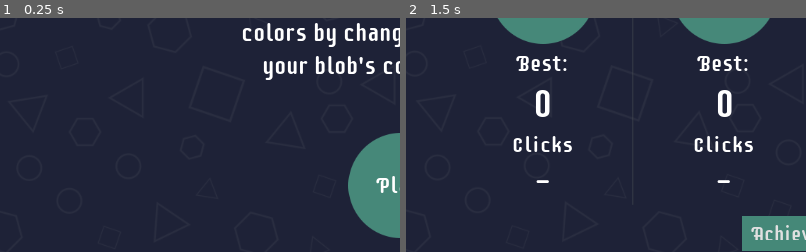
Above: before the commit, frames 1-2 (left to right).
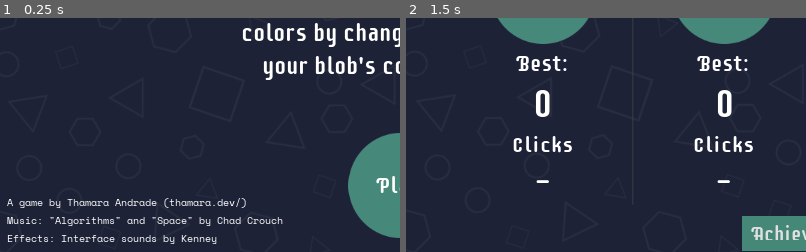
Above: after the commit, the same moments.

Repository: thamara/colorall
Game: Godot game, scene res://Menu.tscn
Same seed, same stepped clock (60 frames per second), same inputs: the game is played once before the commit and once after it. Sound files missing from this copy of the repository are replaced by a short silence.
Inputs (mouse positions are % of the whole screen's width and height, from its top left):
- Up to frame 1 (0.25 s): no input
- Up to frame 2 (1.5 s): click (50, 84) at 0.52 s; click (17, 42) at 1.27 s
The pictures show only the part of the screen within x 0-50%, y 48-98%; the shares and areas given below are measured in that part.

The runs differ from the first frame. In frame 1, 2.4% of the frame differs, in the area x 1-71%, y 76-97%; in frame 2, nothing differs.

Commit message:
Adding credits

Diff:
--- a/colorall/Menu.tscn
+++ b/colorall/Menu.tscn
@@ -7,6 +7,7 @@
 [ext_resource path="res://Menu.gd" type="Script" id=5]
 [ext_resource path="res://ColorSelectionCircle.tscn" type="PackedScene" id=6]
 [ext_resource path="res://Mouse.tscn" type="PackedScene" id=7]
+[ext_resource path="res://assets/SpaceMono-Regular.ttf" type="DynamicFontData" id=8]
 [ext_resource path="res://Button.tscn" type="PackedScene" id=9]
 [ext_resource path="res://VolumeControl.tscn" type="PackedScene" id=10]
 
@@ -17,6 +18,10 @@
 [sub_resource type="DynamicFont" id=2]
 size = 32
 font_data = ExtResource( 3 )
+
+[sub_resource type="DynamicFont" id=3]
+size = 14
+font_data = ExtResource( 8 )
 
 [node name="Menu" type="Node2D"]
 script = ExtResource( 5 )
@@ -59,6 +64,20 @@
 colors by changing
 your blob's color."
 align = 2
+__meta__ = {
+"_edit_use_anchors_": false
+}
+
+[node name="Credits" type="Label" parent="Control"]
+margin_left = 9.0
+margin_top = 515.0
+margin_right = 423.0
+margin_bottom = 587.0
+theme = ExtResource( 2 )
+custom_fonts/font = SubResource( 3 )
+text = "A game by Thamara Andrade (thamara.dev/)
+Music: \"Algorithms\" and \"Space\" by Chad Crouch
+Effects: Interface sounds by Kenney"
 __meta__ = {
 "_edit_use_anchors_": false
 }
Not shown: 1 places in colorall/Menu.tscn that only renumber resources
